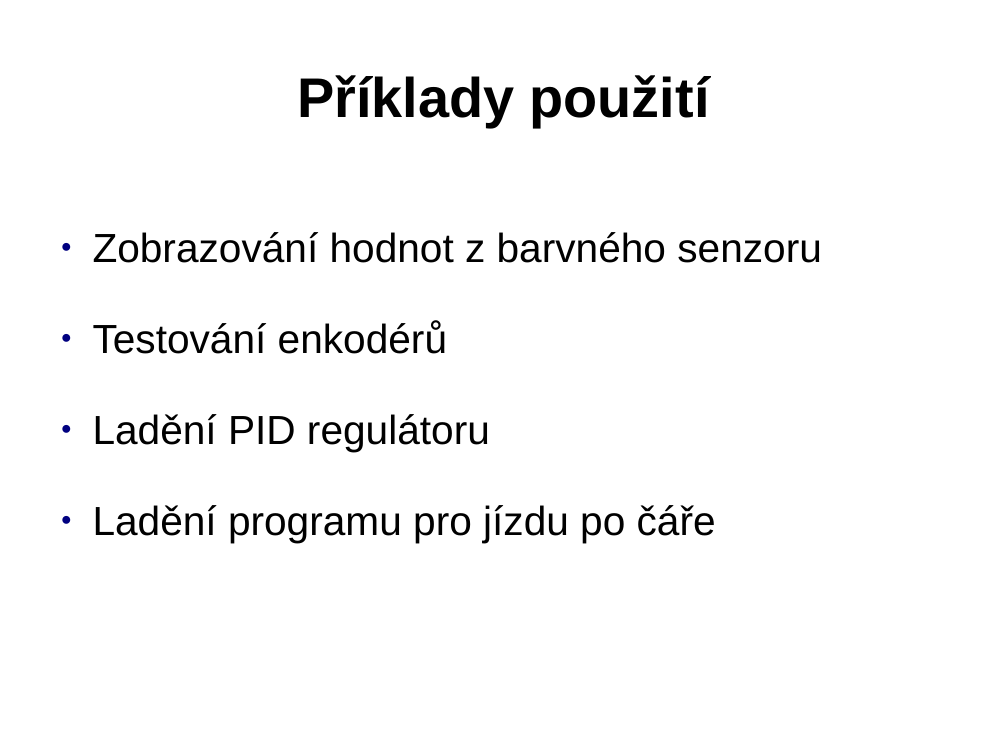
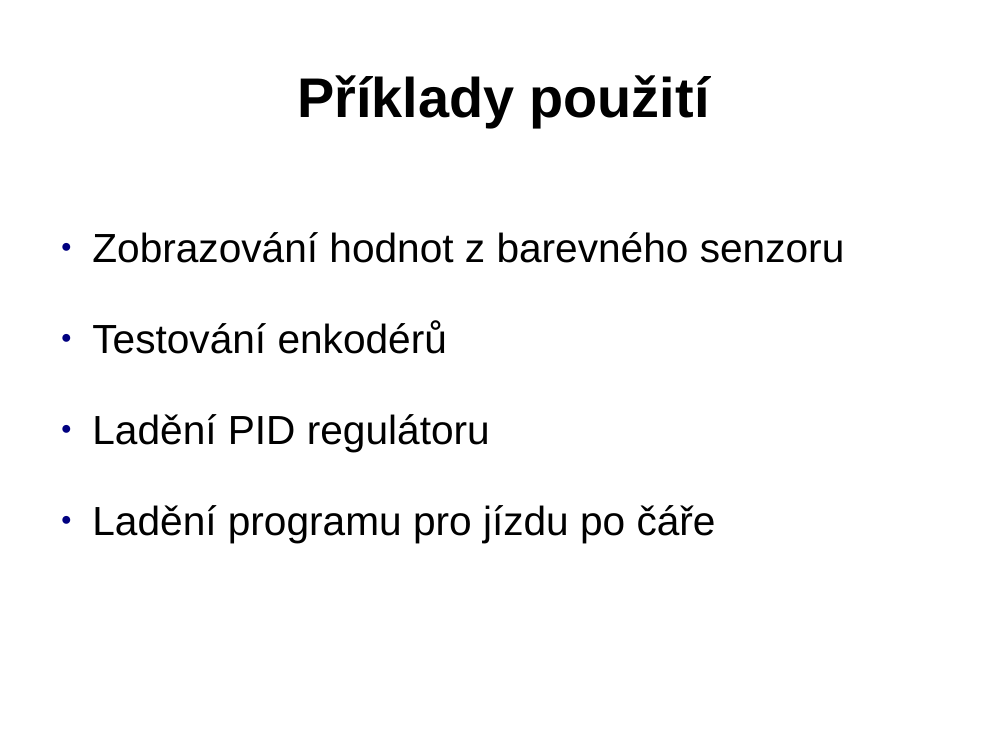
Before and after one commit to Tasssadar/soc, a slide deck: slide 9 of prezentace.ppt. Drawn at 1008x756 pixels with LibreOffice and Linux fonts; fonts in the diff are those of the drawing; background and template pictures are left out. Boxes give left, top, right and bottom in pixels: in the first picture for what was removed or moved away, otherwise in the second. Text is boxed around its words. In the diff, an @@ line names an element or a change of style, - is before the commit and + after.

```diff
--- a/prezentace.ppt
+++ b/prezentace.ppt
@@ text at (92, 232, 845, 263): text changed @@
-● Zobrazování hodnot z barvného senzoru
+● Zobrazování hodnot z barevného senzoru
```
Also in this commit, not shown: 2 slides added, 1 slide removed, 3 other files.
